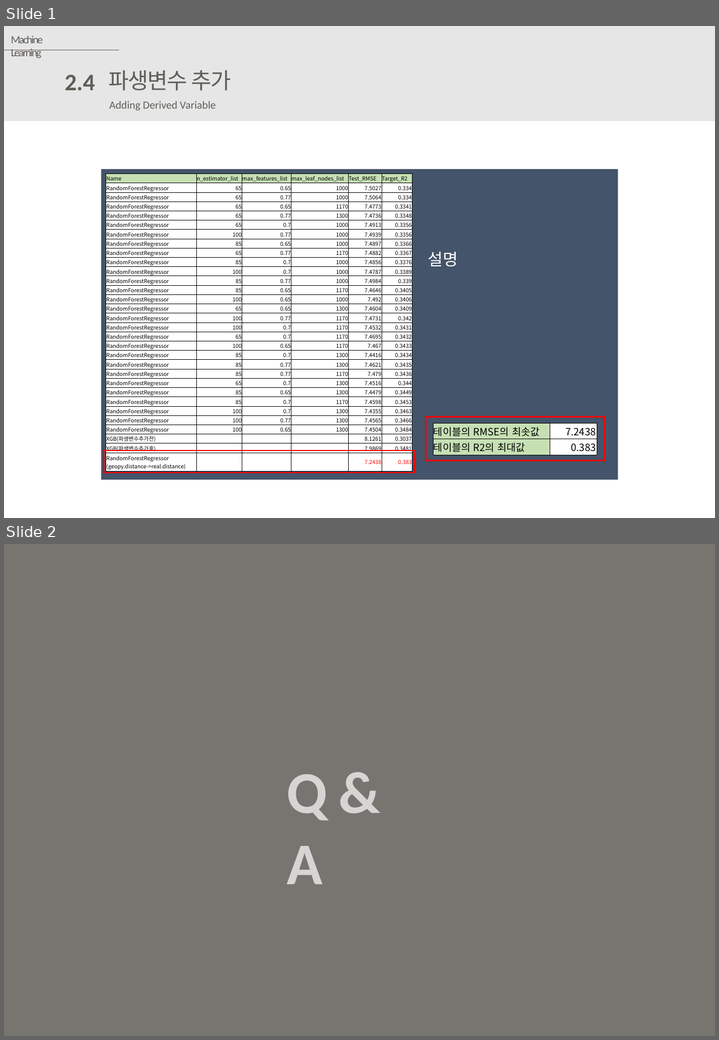
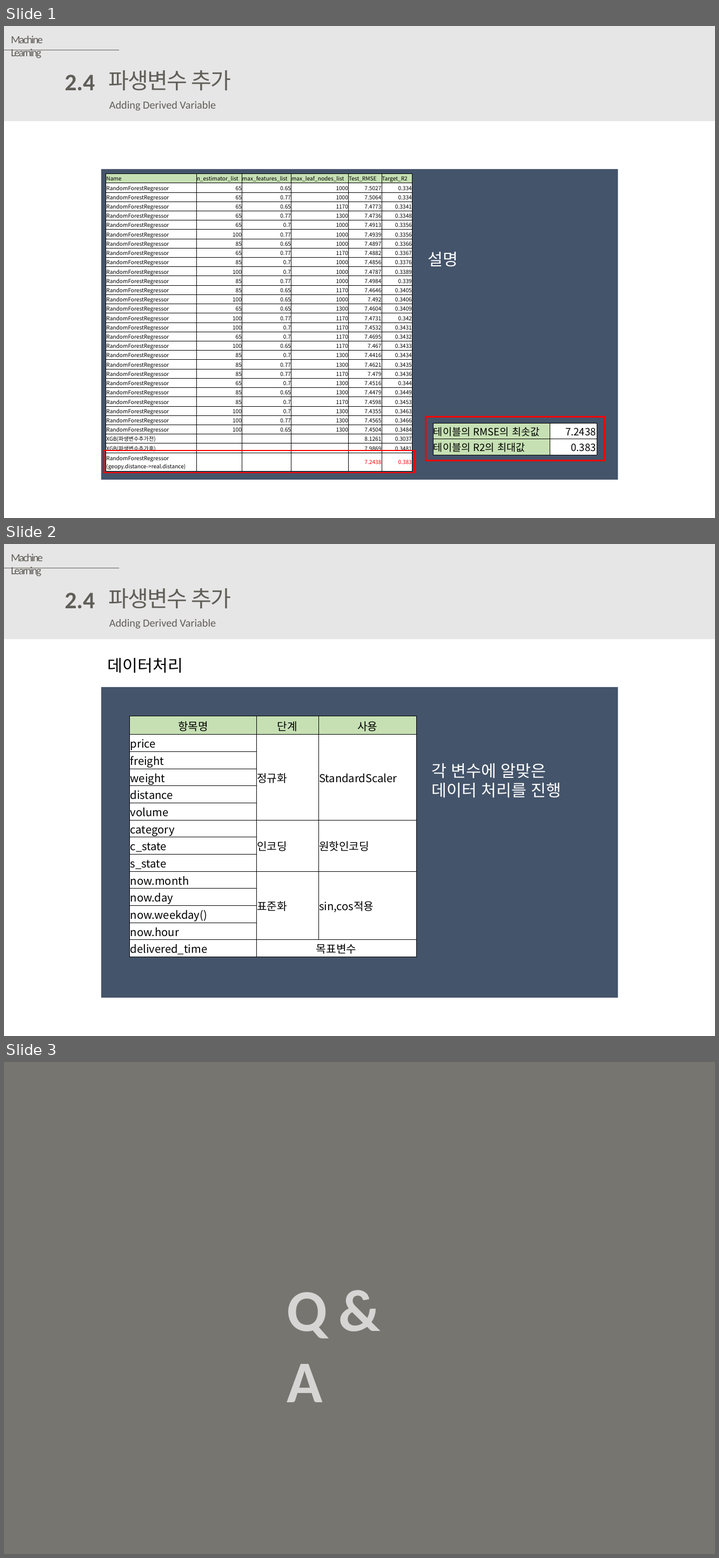
Before and after one commit to kkh9198/Brazilian_region, a slide deck: 회의록/olist프로젝트 .pptx. Shown one above the other, each under a label of ours: slides 1 and 2 before the commit, slides 1, 2 and 3 after it. The pictures are 719x1040 and 719x1558 pixels, drawn with LibreOffice and Linux fonts; fonts in the diff are those of the drawing; background and template pictures are left out. Boxes give left, top, right and bottom in pixels: in the first picture for what was removed or moved away, otherwise in the second. Text is boxed around its words. In the diff, an @@ line names an element or a change of style, - is before the commit and + after.

Commit message:
임윤정/데이터처리 장표 추가

```diff
--- a/회의록/olist프로젝트 .pptx
+++ b/회의록/olist프로젝트 .pptx
@@ slide 2 added at (4,544,715,1036), background #FFFFFF @@
@@ rectangle added at (4,544,715,639), fill #E7E6E6 @@
@@ text added at (11,554,43,576), 12 pt, text #5F5E58 @@
+Machine Learning
@@ line added from (4, 568) to (120, 568), #5F5E58 0.5 pt @@
@@ text added at (109,588,231,608), 24.4 pt, text #5F5E58 @@
+파생변수 추가
@@ text added at (64,593,95,608), 26 pt, text #5F5E58, bold @@
+2.4
@@ text added at (109,619,216,629), 12 pt, text #5F5E58 @@
+Adding Derived Variable
@@ text added at (108,658,183,673), 18 pt, text #000000 @@
+데이터처리
@@ rectangle added at (101,687,617,998), fill #44546A @@
@@ table added at (130,717,417,958), 14 rows, 3 columns @@
+항목명 | 단계 | 사용
+price | 정규화 | StandardScaler
+freight |  | 
+weight |  | 
+distance |  | 
+volume |  | 
+category | 인코딩 | 원핫인코딩
+c_state |  | 
+s_state |  | 
+now.month | 표준화 | sin,cos적용
+now.day |  | 
+now.weekday() |  | 
+now.hour |  | 
+delivered_time | 목표변수 | 
@@ text added at (431,763,561,798), 18 pt, text #FFFFFF @@
+각 변수에 알맞은
+데이터 처리를 진행
@@ what was slide 2 is now slide 3 @@
```
